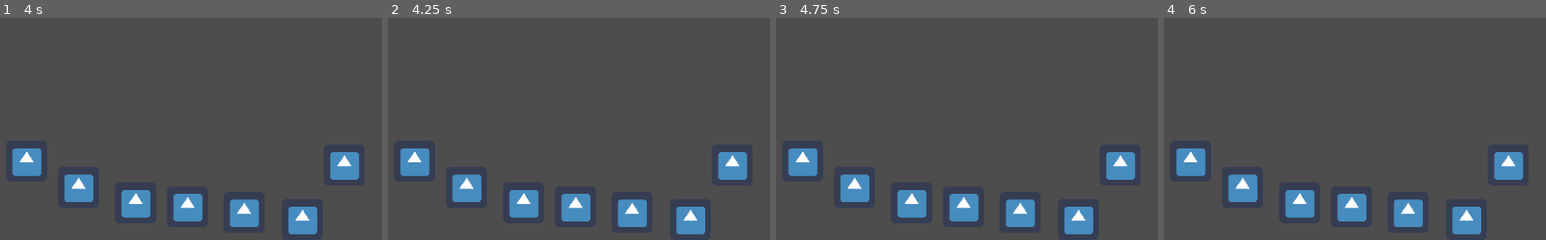
Above: before the commit, frames 1-4 (left to right).
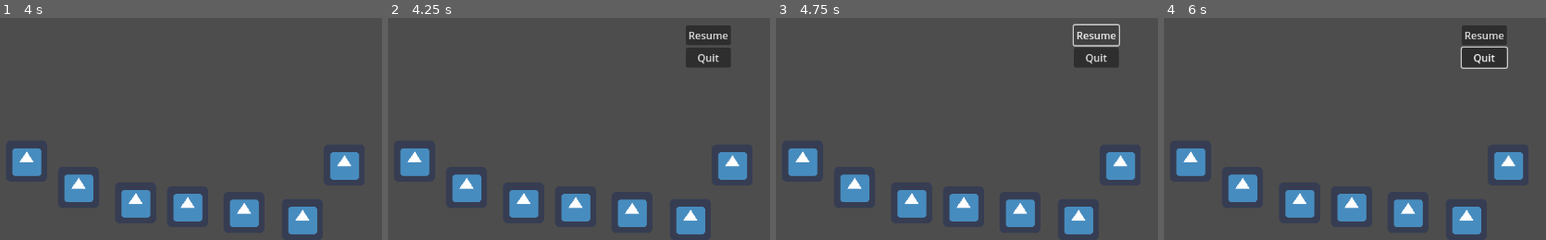
Above: after the commit, the same moments.

Repository: phepro/Project-informatica-1
Game: Godot game, scene res://main.tscn
The game is run twice, just before and just after one commit, with the same random seed, the same clock (stepped at 60 frames per second) and the same inputs. The engine's default icon, where the game draws it, is replaced by a stand-in: a white triangle on a blue panel in a dark square.
Inputs (mouse positions are in pixels of both pictures, inside the frame that each line leads up to):
- Up to frame 1 (4 s): move the mouse to (outside the picture) at 0.52 s; press the mouse at (outside the picture) at 0.53 s; hold Right (move_right) 0.53-1.28 s; move the mouse to (168, 53) at 1.27 s; release the mouse at (168, 53) at 1.28 s; hold Down (move_down) 1.28-2.03 s; click (168, 53) at 1.35 s; tap Enter at 2, 3.5 s; move the mouse to (outside the picture) at 2.02 s; press the mouse at (outside the picture) at 2.03 s; hold Right (move_right) 2.03-2.78 s; tap Space at 2.75 s; move the mouse to (278, 115) at 2.77 s; release the mouse at (278, 115) at 2.78 s; hold Up (move_up) 2.78-3.53 s; click (278, 115) at 2.85 s; move the mouse to (outside the picture) at 3.52 s; press the mouse at (outside the picture) at 3.53 s; hold Left (move_left) from 3.53 s (still down)
- Up to frame 2 (4.25 s): keep holding Left (move_left); tap Escape (pause, bound only after the commit) at 4.15 s
- Up to frame 3 (4.75 s): release Left (move_left) at 4.25 s; release the mouse at (outside the picture) at 4.25 s; click (1096, 35) at 4.25 s, where only the run after the commit has a clickable "Resume"
- Up to frame 4 (6 s): tap Space at 5 s; move the mouse to (outside the picture) at 5.02 s; hold Left (move_left) 5.03-5.78 s; click (outside the picture) at 5.1 s; tap Enter at 5.75 s; move the mouse to (1515, 31) at 5.77 s; press the mouse at (1515, 31) at 5.78 s; hold Down (move_down) from 5.78 s (still down)

Frame 1 is identical in both runs. In frame 2, 1.9% of the frame differs, in the area x 77-90%, y 3-23%; in frame 3, 1.4%; in frame 4, 2.1%, in the area x 77-91%, y 3-23%.
Error in both runs: Invalid access to property or key 'position' on a base object of type 'null instance'. (res://enemy.gd:16)

Commit message:
pause menu + pause menu sounds

Diff:
--- a/Game/main.gd
+++ b/Game/main.gd
@@ -1,5 +1,7 @@
 extends Node
 
+@onready var pause_menu = $pause_menu
+var paused  = false
 
 # Called when the node enters the scene tree for the first time.
 func _ready() -> void:
@@ -7,5 +9,16 @@
 
 
 # Called every frame. 'delta' is the elapsed time since the previous frame.
-func _process(delta: float) -> void:
-	pass
+func _process(_delta: float) -> void:
+	if Input.is_action_just_pressed("pause"):
+		pausemenu()
+
+func pausemenu():
+	if paused:
+		pause_menu.hide()
+		Engine.time_scale = 1
+	else:
+		pause_menu.show()
+		Engine.time_scale = 0
+
+	paused = !paused
--- a/Game/main.tscn
+++ b/Game/main.tscn
@@ -1,9 +1,10 @@
-[gd_scene load_steps=5 format=3 uid="uid://b1dqlwn2m7l8i"]
+[gd_scene load_steps=6 format=3 uid="uid://b1dqlwn2m7l8i"]
 
 [ext_resource type="Script" uid="uid://d18ptku1aroqm" path="res://main.gd" id="1_h2yge"]
 [ext_resource type="PackedScene" uid="uid://c6up84g47s4ej" path="res://tile.tscn" id="1_ig7tw"]
 [ext_resource type="PackedScene" uid="uid://c2bse5e4s3is1" path="res://player.tscn" id="2_0xm2m"]
 [ext_resource type="PackedScene" uid="uid://1hb6t4avhmy" path="res://enemy.tscn" id="4_1bvp3"]
+[ext_resource type="PackedScene" uid="uid://1hnhj7bog3xy" path="res://menu.tscn" id="5_lquwl"]
 
 [node name="Main" type="Node"]
 script = ExtResource("1_h2yge")
@@ -31,3 +32,10 @@
 
 [node name="enemy" parent="." instance=ExtResource("4_1bvp3")]
 position = Vector2(638, 531)
+
+[node name="pause_menu" parent="." instance=ExtResource("5_lquwl")]
+visible = false
+offset_left = 548.0
+offset_top = 313.0
+offset_right = -533.0
+offset_bottom = -268.0
--- /dev/null
+++ b/Game/menu.tscn
@@ -0,0 +1,43 @@
+[gd_scene load_steps=4 format=3 uid="uid://1hnhj7bog3xy"]
+
+[ext_resource type="Script" uid="uid://csg2kcg8mcikf" path="res://pause_menu.gd" id="1_lti8b"]
+[ext_resource type="AudioStream" uid="uid://bphdndih1guy0" path="res://Menuclick.wav" id="2_mae5d"]
+[ext_resource type="AudioStream" uid="uid://o3kdskrrphvb" path="res://menuhover.wav" id="3_4hy44"]
+
+[node name="pause_menu" type="Control"]
+layout_mode = 3
+anchors_preset = 15
+anchor_right = 1.0
+anchor_bottom = 1.0
+grow_horizontal = 2
+grow_vertical = 2
+script = ExtResource("1_lti8b")
+
+[node name="MarginContainer" type="MarginContainer" parent="."]
+layout_mode = 0
+offset_right = 40.0
+offset_bottom = 40.0
+
+[node name="VBoxContainer" type="VBoxContainer" parent="MarginContainer"]
+layout_mode = 2
+
+[node name="resume" type="Button" parent="MarginContainer/VBoxContainer"]
+layout_mode = 2
+text = "Resume
+"
+
+[node name="quit" type="Button" parent="MarginContainer/VBoxContainer"]
+layout_mode = 2
+text = "Quit
+"
+
+[node name="menu_click" type="AudioStreamPlayer" parent="."]
+stream = ExtResource("2_mae5d")
+
+[node name="menu_hover" type="AudioStreamPlayer" parent="."]
+stream = ExtResource("3_4hy44")
+
+[connection signal="mouse_entered" from="MarginContainer/VBoxContainer/resume" to="." method="_on_resume_mouse_entered"]
+[connection signal="pressed" from="MarginContainer/VBoxContainer/resume" to="." method="_on_resume_pressed"]
+[connection signal="mouse_entered" from="MarginContainer/VBoxContainer/quit" to="." method="_on_quit_mouse_entered"]
+[connection signal="pressed" from="MarginContainer/VBoxContainer/quit" to="." method="_on_quit_pressed"]
--- /dev/null
+++ b/Game/pause_menu.gd
@@ -0,0 +1,22 @@
+extends Control
+
+@onready var main = $"../../"
+@onready var menu_click = $menu_click
+@onready var menu_hover = $menu_hover
+
+func _on_resume_pressed() -> void:
+	menu_click.play()
+	main.pausemenu()
+
+
+func _on_resume_mouse_entered() -> void:
+	menu_hover.play()
+
+
+func _on_quit_pressed() -> void:
+	menu_click.play()
+	get_tree().quit()
+
+
+func _on_quit_mouse_entered() -> void:
+	menu_hover.play()
--- a/Game/project.godot
+++ b/Game/project.godot
@@ -52,6 +52,11 @@
 , Object(InputEventKey,"resource_local_to_scene":false,"resource_name":"","device":-1,"window_id":0,"alt_pressed":false …(182 unchanged characters)…
 ]
 }
+pause={
+"deadzone": 0.2,
+"events": [Object(InputEventKey,"resource_local_to_scene":false,"resource_name":"","device":-1,"window_id":0,"alt_pressed":false,"shift_pressed":false,"ctrl_pressed":false,"meta_pressed":false,"pressed":false,"keycode":0,"physical_keycode":4194305,"key_label":0,"unicode":0,"location":0,"echo":false,"script":null)
+]
+}
 
 [rendering]
 
Not shown, added: Game/Menuclick.wav.import
Not shown, added: Game/menuhover.wav.import
Not shown, added: Game/pause_menu.gd.uid
Not shown, added: Game/Menuclick.wav
Not shown, added: Game/menuhover.wav
